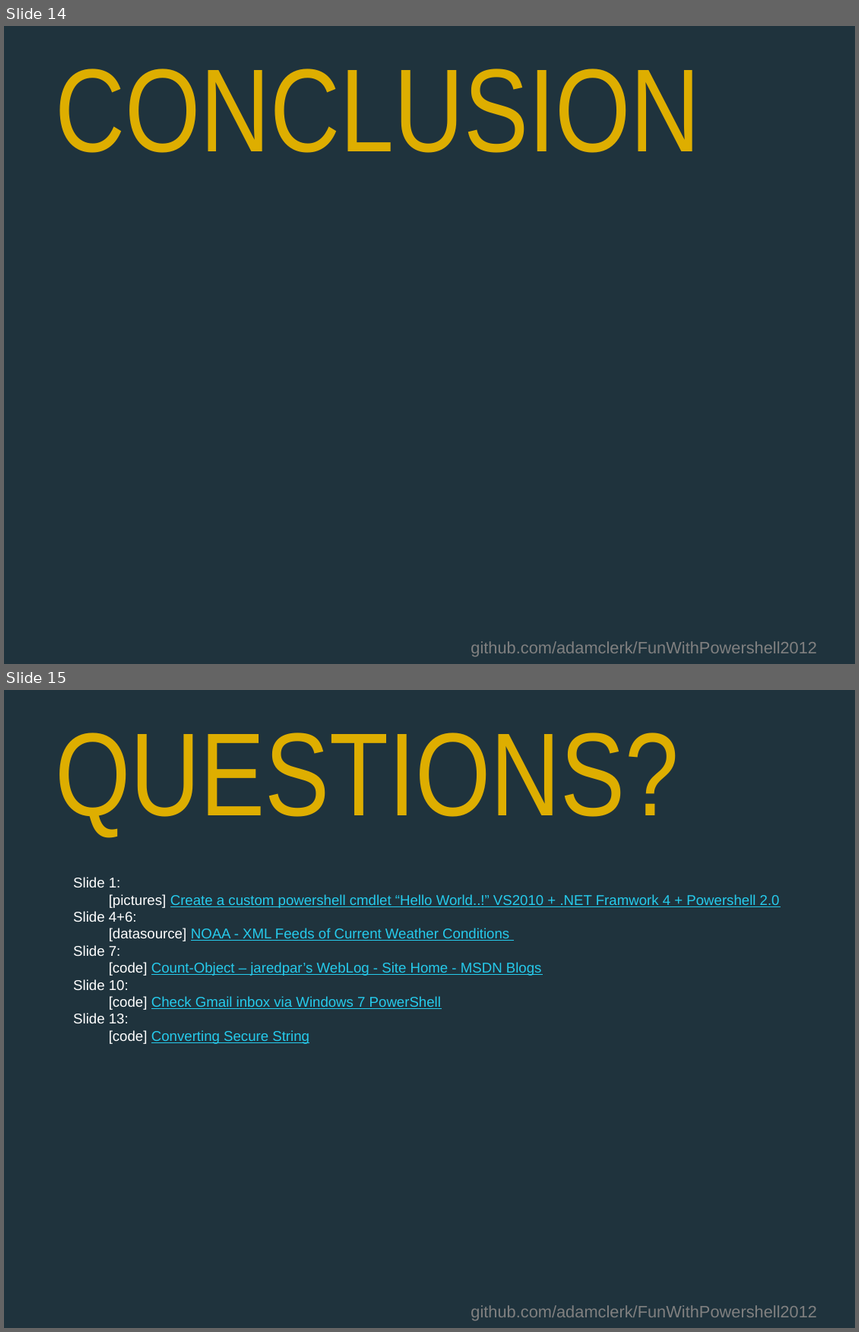
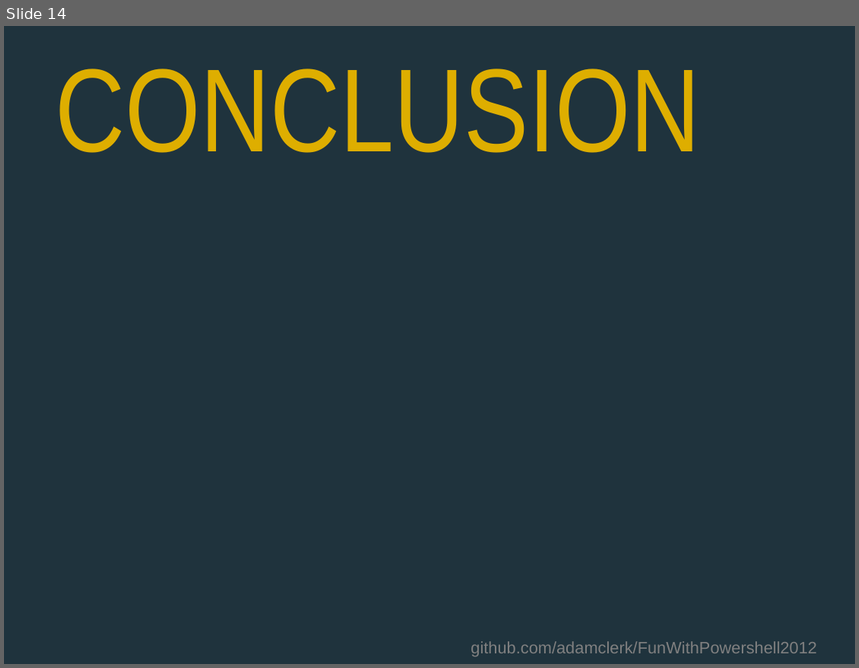
Before and after one commit to adamclerk/FunWithPowershell2012, a slide deck: 2012_CodeCamp_PowerShell.pptx. Shown one above the other, each under a label of ours: slides 14 and 15 before the commit, slide 14 after it. The pictures are 859x1332 and 859x668 pixels, drawn with LibreOffice and Linux fonts; fonts in the diff are those of the drawing. Boxes give left, top, right and bottom in pixels: in the first picture for what was removed or moved away, otherwise in the second. Text is boxed around its words. In the diff, an @@ line names an element or a change of style, - is before the commit and + after.

```diff
--- a/2012_CodeCamp_PowerShell.pptx
+++ b/2012_CodeCamp_PowerShell.pptx
@@ slide 15 removed at bbox=[4, 690, 855, 1328], background #1F333D @@
@@ title removed at bbox=[55, 733, 679, 837] @@
-QUESTIONS?
@@ text removed at bbox=[73, 877, 780, 1044] @@
-Slide 1:
-[pictures] Create a custom powershell cmdlet “Hello World..!” VS2010 + .NET Framwork 4 + Powershell 2.0
-Slide 4+6:
-[datasource] NOAA - XML Feeds of Current Weather Conditions
-Slide 7:
-[code] Count-Object – jaredpar’s WebLog - Site Home - MSDN Blogs
-Slide 10:
-[code] Check Gmail inbox via Windows 7 PowerShell
-Slide 13:
-[code] Converting Secure String
@@ text removed at bbox=[471, 1306, 817, 1322] @@
-github.com/adamclerk/FunWithPowershell2012
```
Also in this commit, not shown: 8 slides changed, 1 slide added, 13 other files.
